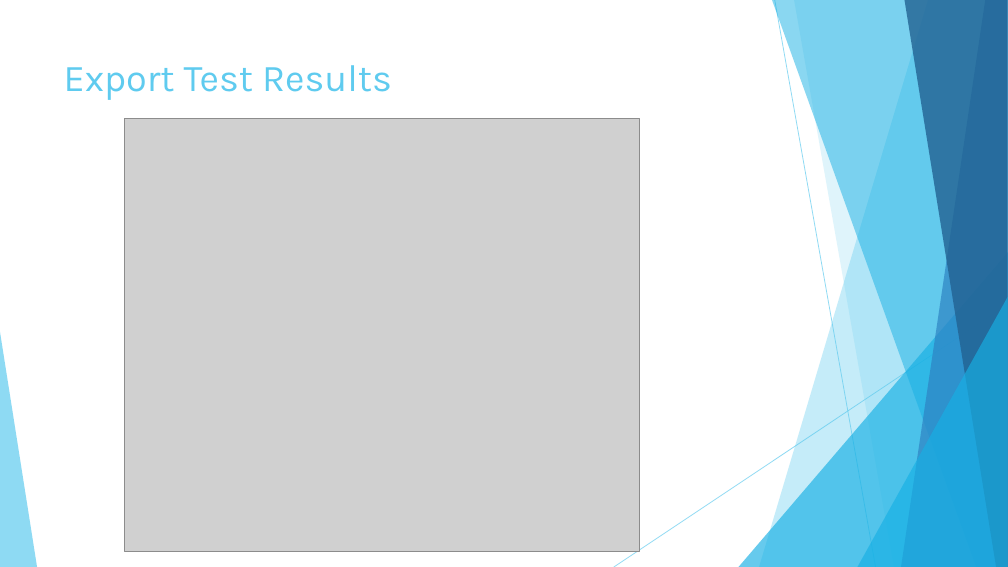
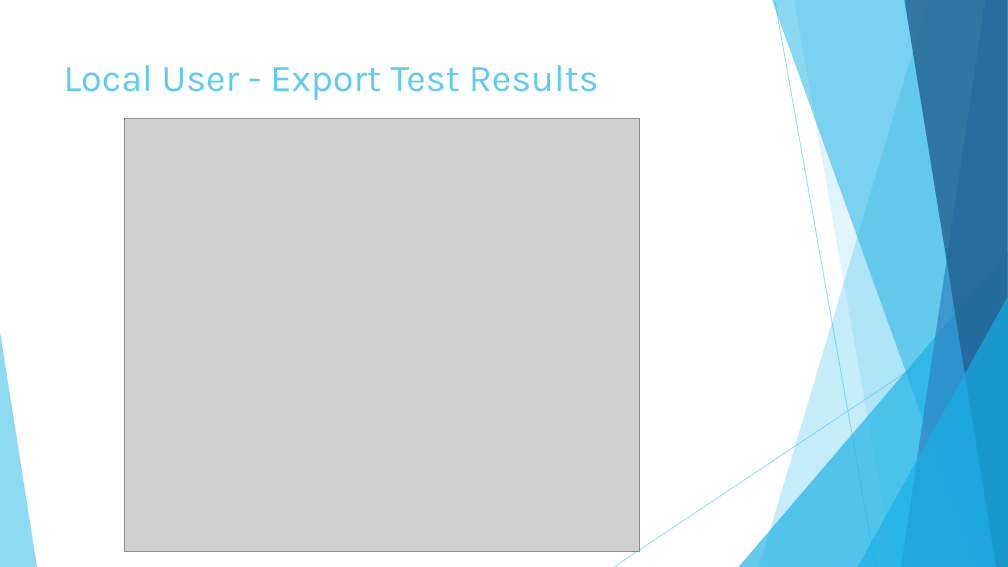
Before and after one commit to KodeFu/cse682, a slide deck: slide 38 of Test Framework Final Presentation.pptx. Drawn at 1008x567 pixels with LibreOffice and Linux fonts; fonts in the diff are those of the drawing; grey boxes stand for pictures. Boxes give left, top, right and bottom in pixels: in the first picture for what was removed or moved away, otherwise in the second. Text is boxed around its words. In the diff, an @@ line names an element or a change of style, - is before the commit and + after.

```diff
--- a/Test Framework Final Presentation.pptx
+++ b/Test Framework Final Presentation.pptx
@@ title at <box>64,65,599,100</box>: text changed @@
-Export Test Results
+Local User - Export Test Results
```
Also in this commit, not shown: 9 other slides changed, 3 slides added, 1 other file.
